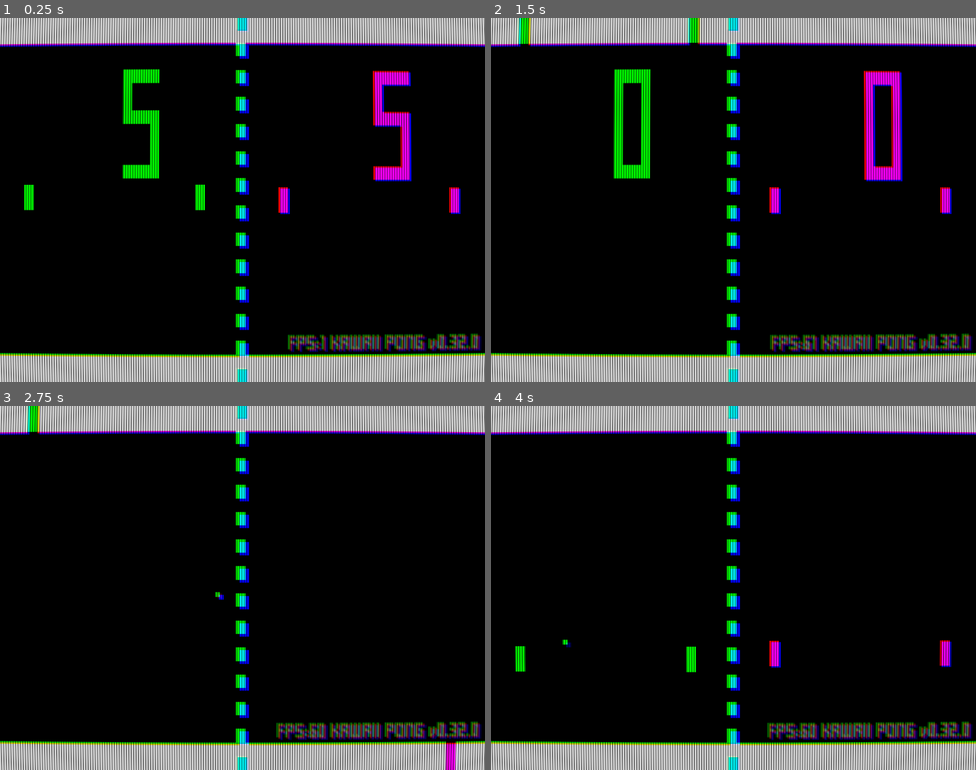
Above: before the commit, frames 1-4 (two rows, left to right).
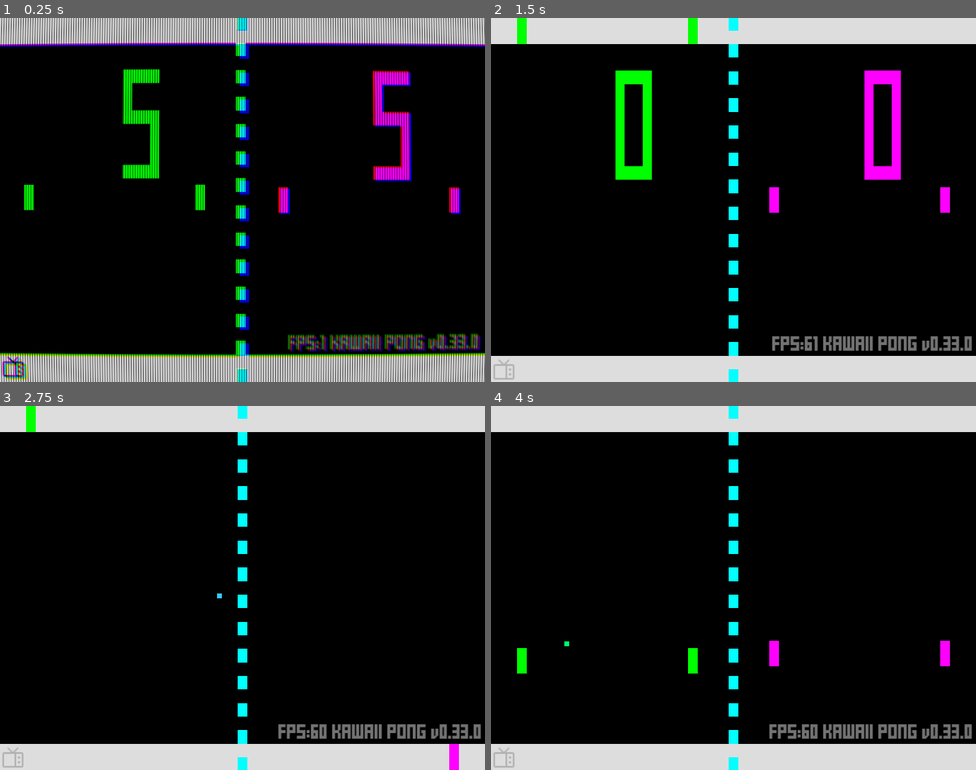
Above: after the commit, the same moments.

Repository: joshuafolkken/pong
Game: Godot game, scene res://scenes/main.tscn
Same seed, same stepped clock (60 frames per second), same inputs: the game is played once before the commit and once after it. Sound files missing from this copy of the repository are replaced by a short silence.
Inputs (mouse positions are in pixels of both pictures, inside the frame that each line leads up to):
- Up to frame 1 (0.25 s): no input
- Up to frame 2 (1.5 s): click (505, 371) at 0.52 s; click (733, 32) at 1.25 s
- Up to frame 3 (2.75 s): tap Enter (game_start) at 2 s; move the mouse to (349, 569) at 2.02 s; hold Down (right_move_down) from 2.03 s (still down); hold Space (game_mode) from 2.03 s (still down); click (349, 569) at 2.17 s
- Up to frame 4 (4 s): release Down (right_move_down) at 2.75 s; release Space (game_mode) at 2.75 s; drag from (636, 606) to (709, 660) at 2.77 s; tap Enter (game_start) at 3.5 s; move the mouse to (782, 507) at 3.52 s; hold Down (right_move_down) from 3.53 s (still down); hold Space (game_mode) from 3.53 s (still down)

The runs differ from the first frame. In frame 1, 0.3% of the frame differs, in the area x 0-97%, y 89-100%; in frame 2, 15%, in the area x 0-100%, y 0-100%; in frame 3, 13%; in frame 4, 13%.

Commit message:
Retro toggle button #123

Diff:
--- a/project.godot
+++ b/project.godot
@@ -11,7 +11,7 @@
 [application]
 
 config/name="KAWAII PONG"
-config/version="0.32.0"
+config/version="0.33.0"
 run/main_scene="res://scenes/main.tscn"
 config/features=PackedStringArray("4.3", "Forward Plus")
 config/icon="res://assets/art/icon.svg"
--- a/scenes/main.tscn
+++ b/scenes/main.tscn
@@ -12,6 +12,8 @@
 [ext_resource type="Script" path="res://scripts/beep.gd" id="10_leidq"]
 [ext_resource type="Script" path="res://scripts/control.gd" id="12_hcal6"]
 [ext_resource type="FontFile" uid="uid://d3e47esfp5abh" path="res://assets/fonts/FFFFORWA.TTF" id="12_ioq3f"]
+[ext_resource type="Texture2D" uid="uid://bxs4vemoi3otq" path="res://assets/art/television.png" id="13_sc7wl"]
+[ext_resource type="Script" path="res://scripts/texture_button.gd" id="14_5g0g8"]
 [ext_resource type="Script" path="res://scripts/settings.gd" id="14_1026c"]
 [ext_resource type="Shader" path="res://shader/new_shader.gdshader" id="14_pnl81"]
 
@@ -75,6 +77,7 @@
 [node name="FullScreenButton" type="TextureButton" parent="."]
 offset_right = 1200.0
 offset_bottom = 64.0
+focus_mode = 0
 
 [node name="Control" type="Control" parent="."]
 layout_mode = 3
@@ -113,9 +116,20 @@
 text = "120.0"
 horizontal_alignment = 2
 
-[node name="CanvasLayer" type="CanvasLayer" parent="."]
+[node name="RetroButton" type="TextureButton" parent="Control"]
+layout_mode = 0
+offset_top = 840.0
+offset_right = 64.0
+offset_bottom = 904.0
+focus_mode = 0
+toggle_mode = true
+texture_normal = ExtResource("13_sc7wl")
+stretch_mode = 5
+script = ExtResource("14_5g0g8")
 
-[node name="ColorRect" type="ColorRect" parent="CanvasLayer"]
+[node name="RetroCanvasLayer" type="CanvasLayer" parent="."]
+
+[node name="ColorRect" type="ColorRect" parent="RetroCanvasLayer"]
 material = SubResource("ShaderMaterial_awcsm")
 custom_minimum_size = Vector2(2.08165e-12, 2.08165e-12)
 offset_right = 1200.0
--- a/scripts/main.gd
+++ b/scripts/main.gd
@@ -19,6 +19,8 @@
 @onready var right_paddle_2: Paddle = $RightPaddle2
 @onready var full_screen_button: TextureButton = $FullScreenButton
 @onready var settings: Settings = $Settings
+@onready var retro_canvas_layer: CanvasLayer = $RetroCanvasLayer
+@onready var retro_button: TextureButton = $Control/RetroButton
 
 
 func set_paddles() -> void:
@@ -28,11 +30,24 @@
 	right_paddle_2.set_visibility(is_dubble_paddle)
 
 
+func _retro_mode() -> void:
+	retro_canvas_layer.visible = settings.load_retro_mode()
+
+
+func _on_retro_button_pressed(toggle_on: bool) -> void:
+	settings.save_retro_mode(toggle_on)
+	_retro_mode()
+
+
 func _ready() -> void:
-	full_screen_button.pressed.connect(_on_full_screen_button_pressed)
+	retro_button.button_pressed = settings.load_retro_mode()
 
 	ball.hide()
 	set_paddles()
+	_retro_mode()
+
+	full_screen_button.pressed.connect(_on_full_screen_button_pressed)
+	retro_button.toggled.connect(_on_retro_button_pressed)
 
 
 func _on_full_screen_button_pressed() -> void:
--- /dev/null
+++ b/scripts/texture_button.gd
@@ -0,0 +1,21 @@
+extends TextureButton
+
+@export var on_color := Color(1, 1, 1, 1)
+@export var off_color: Color = Color(1, 1, 1, 0.2)
+
+func _ready() -> void:
+	toggle_mode = true
+
+	change_color()
+	toggled.connect(_on_toggled)
+
+
+func change_color() -> void:
+	if button_pressed:
+		modulate = on_color
+	else:
+		modulate = off_color
+
+
+func _on_toggled(_toggled_on: bool) -> void:
+	change_color()
Binary file added: assets/art/television.png
Not shown, added: assets/art/television.png.import
Not shown: 1 places in scenes/main.tscn that only renumber resources
Not shown, changed: web/index.pck
